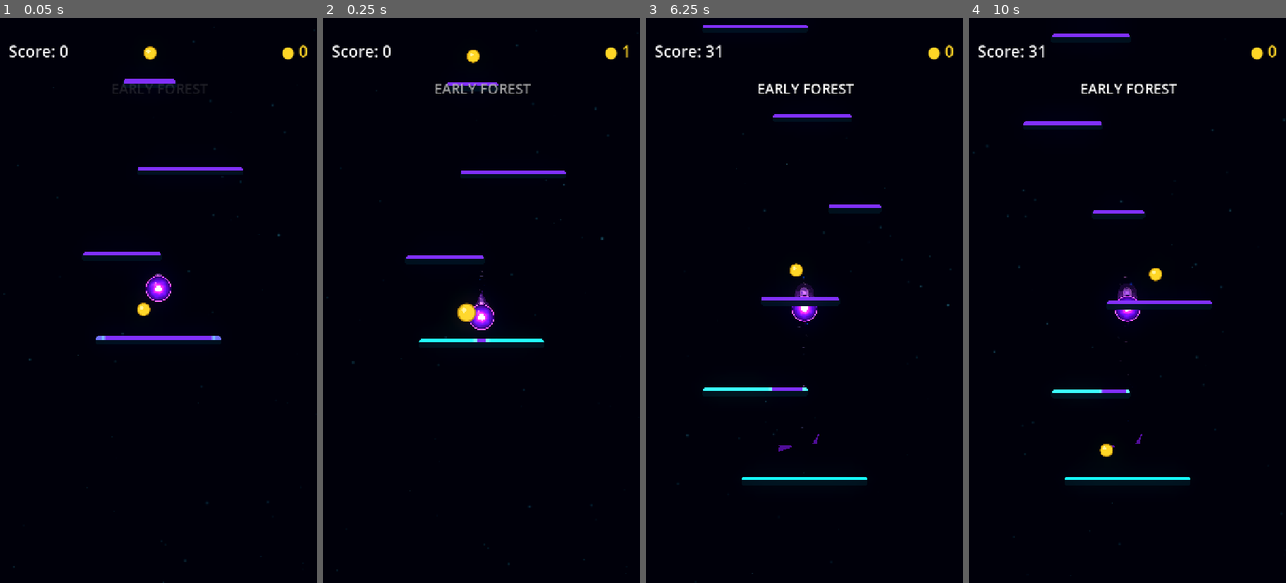
Above: before the commit, frames 1-4 (left to right).
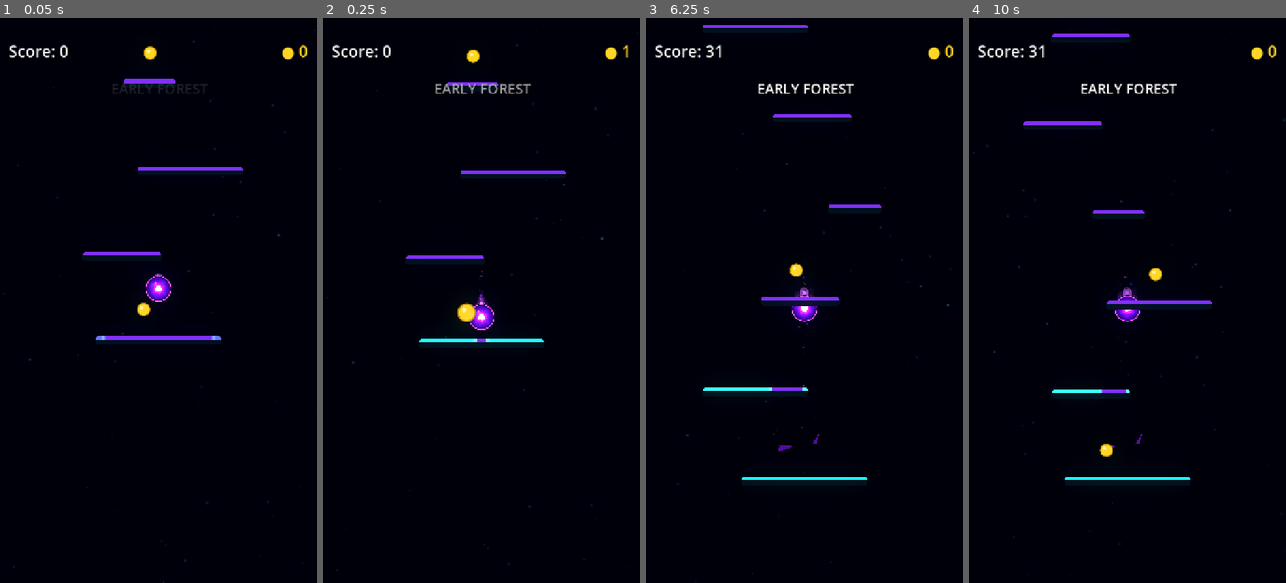
Above: after the commit, the same moments.

Repository: Kryodo/TowerJump
Game: Godot game, scene res://scenes/main.tscn
The game is run twice, just before and just after one commit, with the same random seed, the same clock (stepped at 60 frames per second) and the same inputs.
Inputs (mouse positions are in pixels of both pictures, inside the frame that each line leads up to):
- Up to frame 1 (0.05 s): no input
- Up to frame 2 (0.25 s): no input
- Up to frame 3 (6.25 s): move the mouse to (874, 272) at 0.52 s; hold Right (ui_right) 0.53-1.25 s; click (874, 272) at 0.67 s; drag from (741, 328) to (794, 193) at 1.27 s; click "Nochmal spielen" at 2 s; move the mouse to (836, 176) at 2.77 s; hold Right (ui_right) 2.78-3.5 s; drag from (788, 413) to (734, 215) at 3.52 s; move the mouse to (899, 385) at 4.27 s; hold Left (ui_left) 4.28-5 s; click "Nochmal spielen" at 5 s; drag from (709, 215) to (794, 204) at 5.77 s
- Up to frame 4 (10 s): move the mouse to (1143, 300) at 6.52 s; hold Left (ui_left) 6.53-7.25 s; click (1143, 300) at 6.67 s; drag from (1079, 159) to (1064, 328) at 7.27 s; move the mouse to (1197, 272) at 8.02 s; hold Right (ui_right) 8.03-8.75 s; click "Nochmal spielen" at 8.75 s; drag from (1064, 328) to (1156, 210) at 9.52 s

Frame 1 is identical in both runs. In frame 3, less than 0.1% of the frame differs, in the area x 47-53%, y 47-50%; in frame 4, less than 0.1%.

Commit message:
Make outer aura fragment cutouts unmistakably transparent

Diff:
--- a/scenes/trail_aura_shedding.gdshader
+++ b/scenes/trail_aura_shedding.gdshader
@@ -42,10 +42,10 @@
 
 	// Keep selected shard interiors and remove the irregular seams between them.
 	float border_distance = max(second_distance - nearest_distance, 0.0);
-	float shard_interior = smoothstep(0.018, 0.072, border_distance);
+	float shard_interior = smoothstep(0.045, 0.145, border_distance);
 	float shard_kept = 1.0 - smoothstep(
-		0.40,
-		0.70,
+		0.32,
+		0.62,
 		hash_cell(nearest_cell + vec2(7.7, 19.3))
 	);
 	return shard_interior * shard_kept;
@@ -59,8 +59,15 @@
 	float along = clamp(UV.x, 0.0, 1.0);
 	// The aura gradient is already fading rapidly after ~0.27, so bring the
 	// shard cutouts in while the body still has enough opacity to show them.
-	float fracture_progress = smoothstep(0.18, 0.46, along) * clamp(cutout_strength, 0.0, 1.0);
-	float fracture_mask = mix(1.0, shedding_pattern(UV), fracture_progress);
+	float fracture_progress = smoothstep(0.14, 0.38, along) * clamp(cutout_strength, 0.0, 1.0);
+	float shard_mask = shedding_pattern(UV);
+	float fracture_mask = mix(1.0, shard_mask, fracture_progress);
+
+	// Hard-discard deeply cut regions once the fracture pattern is established.
+	// EnergyLine is a separate draw call and remains continuous underneath.
+	if (fracture_progress >= 0.80 && cutout_strength >= 0.99 && fracture_mask < 0.25) {
+		discard;
+	}
 
 	// Only the outer aura's alpha changes. RGB, trail points, and EnergyLine
 	// remain untouched, so the Line2D geometry is never split into islands.
